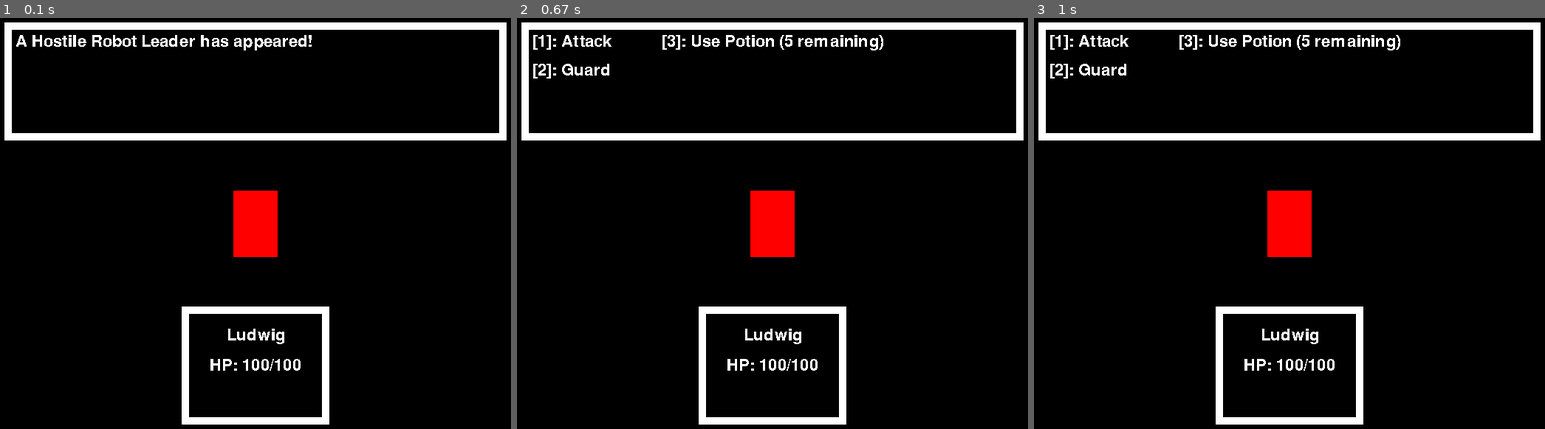
Above: before the commit, frames 1-3 (left to right).
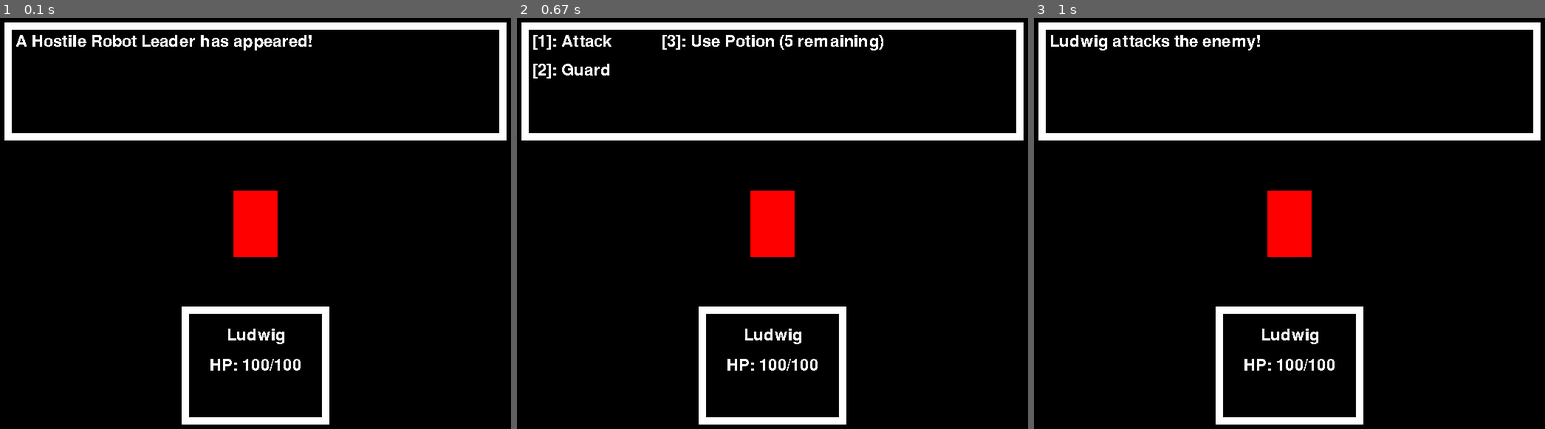
Above: after the commit, the same moments.

Repository: eduardoluis11/final-project-cs50-python
Game: pygame game, started from final-project.py
Two runs of this game, one before a commit and one after it. Both use one fixed random seed, a clock stepped at 60 frames per second and the inputs below.
Inputs:
- Up to frame 1 (0.1 s): no input
- Up to frame 2 (0.67 s): tap Z at 0.33 s
- Up to frame 3 (1 s): tap 1 at 0.67 s

Frames 1-2 are identical in both runs. In frame 3, 1.1% of the frame differs, in the area x 3-72%, y 4-15%.

Commit message:
Rendering "Attack" Battle Message
I'm rendering "you have attacked the enemy" if you press the "1" key while the battle menu is active in the dialogue box. The battle menu disappears when the "you have attacked the enemy" message appears.

Diff:
--- a/final-project.py
+++ b/final-project.py
@@ -317,6 +317,14 @@
 
 I could later on use a “match / case” so that, depending on the button that you pressed (“1”, “2”, or “3”), I will do
 the selected command (I will either attack, defend, or heal).
+
+My plan worked! If I update the surface variable for the battle message (which contains the battle message), and then I
+try to render the battle message via using blit(), the “battle message” variable will be updated with the modified
+battle message. In my case, i’m updating the “battle message” variable to “you have attacked the enemy!” if you press
+the “1” key. Then further down the “while true” loop, if the “display battle menu” boolean is false (the battle menu
+isn’t being rendered), when I render the surface of the battle message by using blit(), I re-create the surface for the
+battle message. Otherwise, the “battle message” variable inserted as the 1st parameter of the surface will eb the one
+declared before the “while true” loop, which, at that point, is “an enemy has appeared!”
 """
 while True:  # Infinite loop that will pretty much make the entire game run
 
@@ -342,23 +350,33 @@
                 # # DEBUG: This should print "False" for the boolean that displays the intro message
                 # print("Intro message boolean's current state: " + str(display_battle_intro_message))
 
-
-            if display_battle_menu:     # If the battle menu is being displayed
+            if display_battle_menu:  # If the battle menu is being displayed
 
                 # I will use a match / case to detect which of the 3 battle command keys are being pressed
                 match event.key:
 
-                    case pygame.K_1:    # If the user presses "1"
+                    case pygame.K_1:  # If the user presses "1"
+
+                        # Thi makes the battle menu to disappear so that the battle messages are rendered
+                        display_battle_menu = False
+
+                        # DEBUG: this will modify the battle message so that it says that you attacked the enemy.
+                        # NONE OF THESE 2 lines of code work! They don't render anything to the screen!
+                        # battle_message = "Ludwig attacks the enemy!"
+                        # game_window.blit(battle_messages_surface, battle_messages_rectangle)
+
+                        battle_message = "Ludwig attacks the enemy!"
+
 
                         # DEBUG: print "you attacked"
                         print("Ludwig attacks the enemy!")
 
-                    case pygame.K_2:    # If the user presses "2"
+                    case pygame.K_2:  # If the user presses "2"
 
                         # DEBUG: print "you are on guard"
                         print("Ludwig is on guard!")
 
-                    case pygame.K_3:    # if the user presses "3"
+                    case pygame.K_3:  # if the user presses "3"
 
                         # DEBUG: print "you have drank a potion"
                         print("Ludwig drank a potion! you have recovered 30 points of HP!")
@@ -386,10 +404,16 @@
         game_window.blit(guard_command_surface, guard_command_rectangle)  # Render the "guard" command
         game_window.blit(potion_command_surface, potion_command_rectangle)  # Render the "use potion" command
 
+    # REACTIVATE LATER?
     else:  # If the battle menu is set to False, render the battle messages
+
+        # This should overwrite the battle message surface with the new battle message after any action in the game.
+        battle_messages_surface = game_font.render(battle_message, False, 'White')
 
         # This renders the text for the current battle message
         game_window.blit(battle_messages_surface, battle_messages_rectangle)
+
+    # END OF THE SNIPPET THAT I NEED TO REACTIVATE LATER.
 
     # End of the Battle Messages' UI.
 
